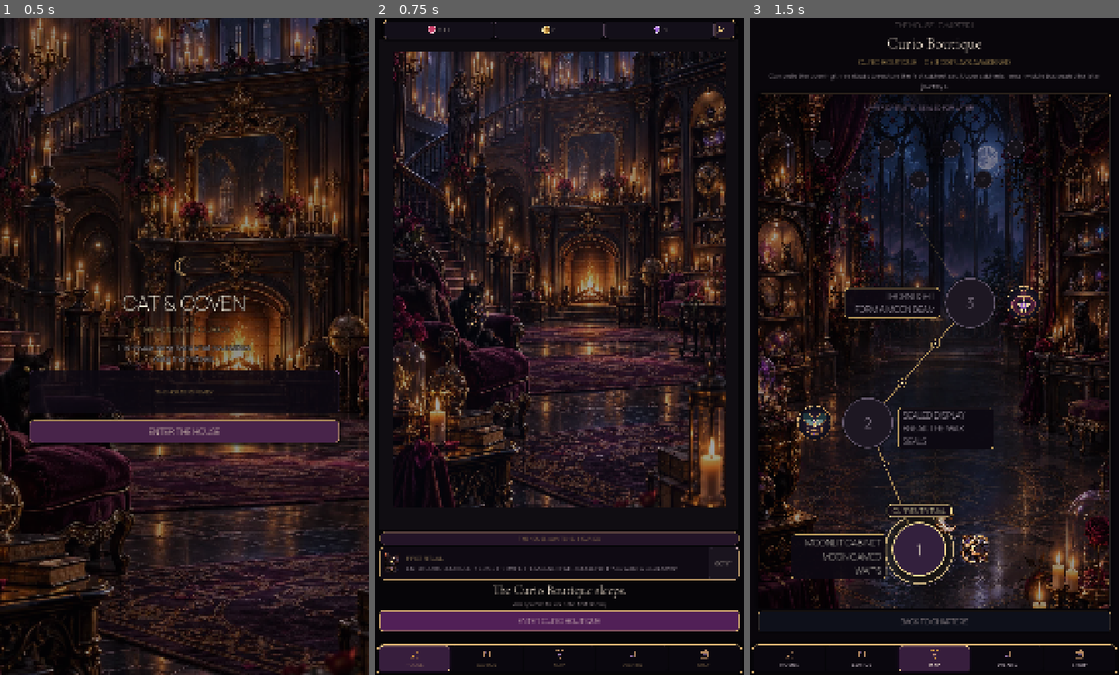
Above: before the commit, frames 1-3 (left to right).
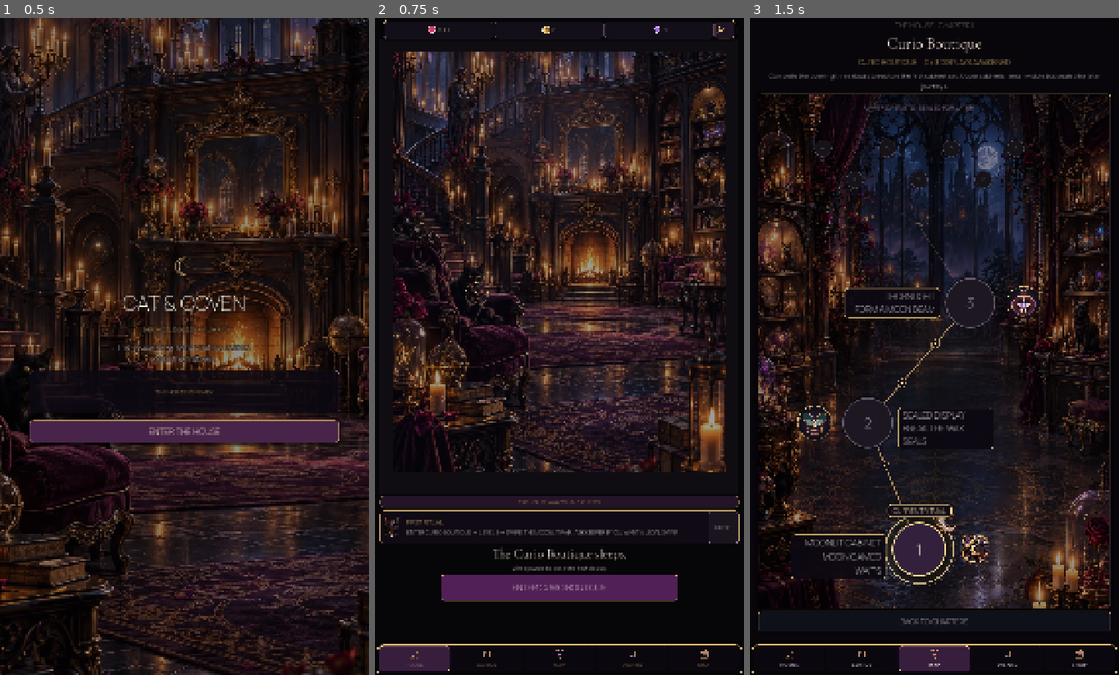
Above: after the commit, the same moments.

Repository: Jay-prodesign/akilta-match3
Game: Godot game, scene res://src/app/app_bootstrap.tscn
The game is run twice, just before and just after one commit, with the same random seed, the same clock (stepped at 60 frames per second) and the same inputs.
Inputs:
- Up to frame 1 (0.5 s): no input
- Up to frame 2 (0.75 s): click "ENTER THE HOUSE" at 0.5 s
- Up to frame 3 (1.5 s): click "ENTER CURIO BOUTIQUE" at 1.25 s

Frame 1 is identical in both runs. In frame 2, 33% of the frame differs, in the area x 1-99%, y 5-94%; in frame 3, nothing differs.

Commit message:
Bring House CTA and layout toward North Star

Diff:
--- a/src/ui/home/house_home.tscn
+++ b/src/ui/home/house_home.tscn
@@ -5,44 +5,56 @@
 [ext_resource type="Script" path="res://src/ui/shared/moon_cameo_ritual_view.gd" id="3_cameo"]
 
 [sub_resource type="StyleBoxFlat" id="ButtonNormal"]
-bg_color = Color(0.294, 0.102, 0.318, 0.98)
+bg_color = Color(0.286, 0.075, 0.322, 0.985)
 border_width_left = 2
 border_width_top = 2
 border_width_right = 2
 border_width_bottom = 2
-border_color = Color(0.851, 0.71, 0.416, 0.92)
-corner_radius_top_left = 12
-corner_radius_top_right = 12
-corner_radius_bottom_right = 12
-corner_radius_bottom_left = 12
-shadow_color = Color(0, 0, 0, 0.54)
-shadow_size = 12
+border_color = Color(0.925, 0.76, 0.48, 0.96)
+corner_radius_top_left = 28
+corner_radius_top_right = 28
+corner_radius_bottom_right = 28
+corner_radius_bottom_left = 28
+content_margin_left = 34.0
+content_margin_top = 8.0
+content_margin_right = 34.0
+content_margin_bottom = 8.0
+shadow_color = Color(0.11, 0.02, 0.14, 0.74)
+shadow_size = 18
 
 [sub_resource type="StyleBoxFlat" id="ButtonHover"]
-bg_color = Color(0.39, 0.16, 0.42, 1)
+bg_color = Color(0.412, 0.122, 0.45, 1)
 border_width_left = 2
 border_width_top = 2
 border_width_right = 2
 border_width_bottom = 2
-border_color = Color(0.976, 0.835, 0.552, 1)
-corner_radius_top_left = 12
-corner_radius_top_right = 12
-corner_radius_bottom_right = 12
-corner_radius_bottom_left = 12
-shadow_color = Color(0, 0, 0, 0.6)
-shadow_size = 14
+border_color = Color(1, 0.886, 0.623, 1)
+corner_radius_top_left = 28
+corner_radius_top_right = 28
+corner_radius_bottom_right = 28
+corner_radius_bottom_left = 28
+content_margin_left = 34.0
+content_margin_top = 8.0
+content_margin_right = 34.0
+content_margin_bottom = 8.0
+shadow_color = Color(0.17, 0.035, 0.2, 0.8)
+shadow_size = 20
 
 [sub_resource type="StyleBoxFlat" id="ButtonPressed"]
-bg_color = Color(0.235, 0.08, 0.255, 1)
+bg_color = Color(0.218, 0.055, 0.251, 1)
 border_width_left = 2
 border_width_top = 2
 border_width_right = 2
 border_width_bottom = 2
-border_color = Color(0.851, 0.71, 0.416, 0.9)
-corner_radius_top_left = 12
-corner_radius_top_right = 12
-corner_radius_bottom_right = 12
-corner_radius_bottom_left = 12
+border_color = Color(0.878, 0.714, 0.455, 0.96)
+corner_radius_top_left = 28
+corner_radius_top_right = 28
+corner_radius_bottom_right = 28
+corner_radius_bottom_left = 28
+content_margin_left = 34.0
+content_margin_top = 8.0
+content_margin_right = 34.0
+content_margin_bottom = 8.0
 
 [sub_resource type="StyleBoxFlat" id="CurioChip"]
 bg_color = Color(0.055, 0.035, 0.065, 0.82)
@@ -142,7 +154,7 @@
 offset_left = 14.0
 offset_top = 62.0
 offset_right = -14.0
-offset_bottom = -8.0
+offset_bottom = -96.0
 grow_horizontal = 2
 grow_vertical = 2
 theme_override_constants/separation = 6
@@ -378,12 +390,13 @@
 autowrap_mode = 2
 
 [node name="PlayButton" type="Button" parent="Layout"]
-custom_minimum_size = Vector2(0, 60)
-layout_mode = 2
+custom_minimum_size = Vector2(690, 78)
+layout_mode = 2
+size_flags_horizontal = 4
 theme_override_colors/font_color = Color(0.988, 0.933, 0.831, 1)
 theme_override_colors/font_hover_color = Color(1, 0.965, 0.86, 1)
 theme_override_colors/font_pressed_color = Color(0.988, 0.933, 0.831, 1)
-theme_override_font_sizes/font_size = 22
+theme_override_font_sizes/font_size = 25
 theme_override_styles/normal = SubResource("ButtonNormal")
 theme_override_styles/hover = SubResource("ButtonHover")
 theme_override_styles/pressed = SubResource("ButtonPressed")
